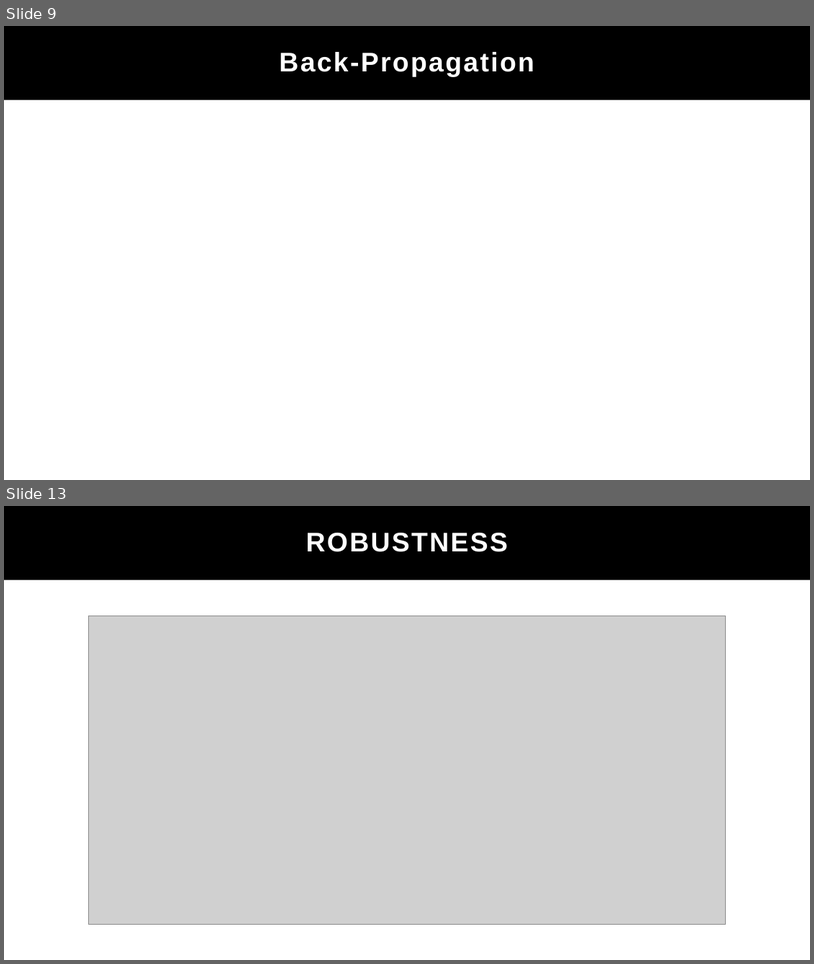
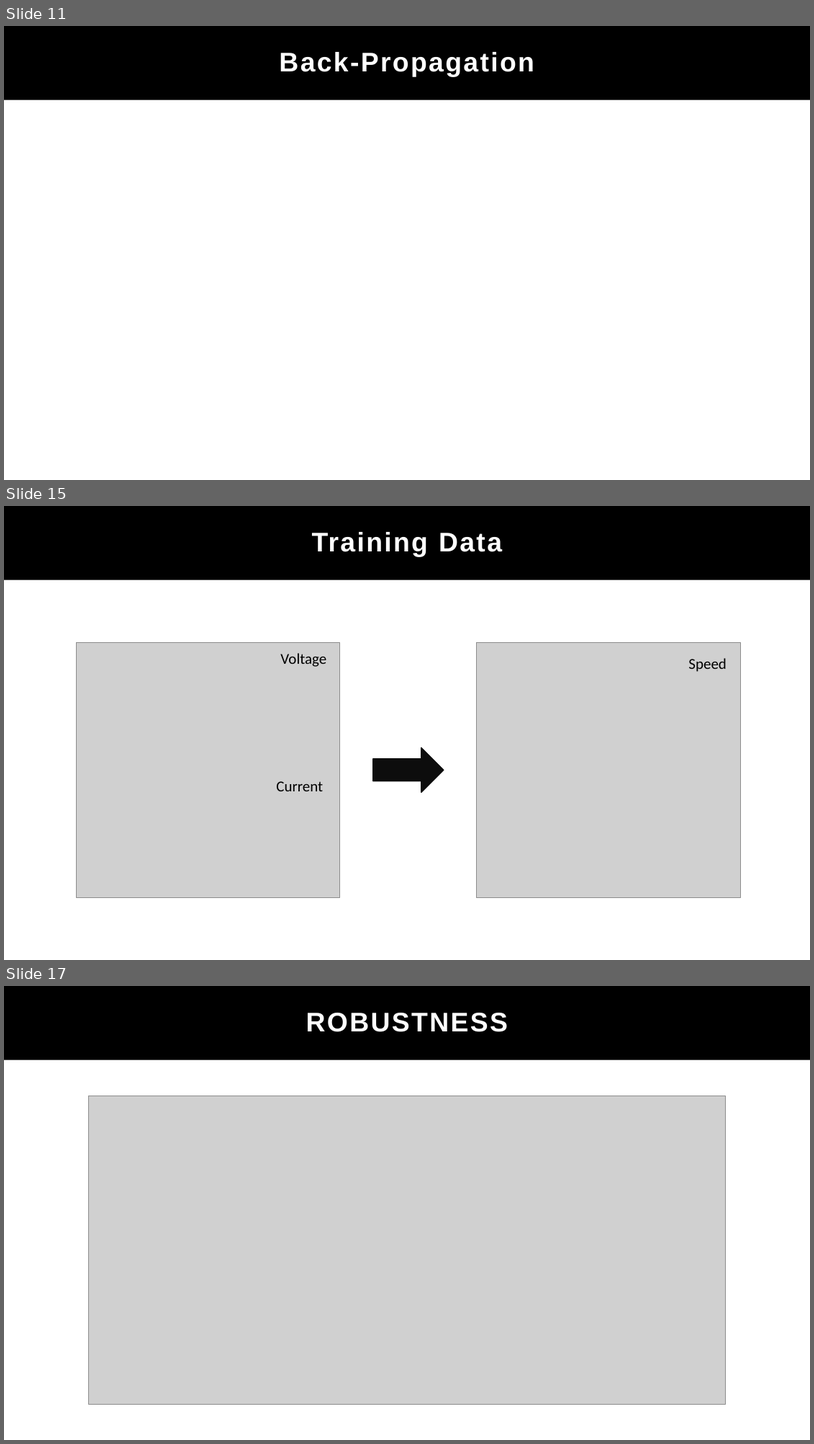
Before and after one commit to parangeomkar/stm32, a slide deck: ppt.pptx. Shown one above the other, each under a label of ours: slides 9 and 13 before the commit, slides 11, 15 and 17 after it; the slides between them are not shown. The pictures are 814x964 and 814x1444 pixels, drawn with LibreOffice and Linux fonts; fonts in the diff are those of the drawing; grey boxes stand for pictures. Boxes give left, top, right and bottom in pixels: in the first picture for what was removed or moved away, otherwise in the second. Text is boxed around its words. In the diff, an @@ line names an element or a change of style, - is before the commit and + after.

```diff
--- a/ppt.pptx
+++ b/ppt.pptx
@@ slide 15 added at [4,506,810,960], background #FFFFFF @@
@@ rectangle added at [4,506,312,960], fill #0D0D0D @@
@@ rectangle added at [4,506,407,960], fill #FFFFFF @@
@@ rectangle added at [4,506,810,580], fill #000000 @@
@@ text added at [312,532,502,557], 32 pt, text #FFFFFF, bold @@
+Training Data
@@ picture added at [76,642,340,898] @@
@@ text added at [280,653,327,667], 18 pt, text #000000 @@
+Voltage
@@ picture added at [477,642,741,898] @@
@@ text added at [689,658,727,672], 18 pt, text #000000 @@
+Speed
@@ right arrow added at [373,747,444,792], fill #0D0D0D, outline #0D0D0D 1 pt @@
@@ text added at [276,781,323,791], 18 pt, text #000000 @@
+Current
@@ what was slide 9 is now slide 11 @@
@@ what was slide 13 is now slide 17 @@
```
Also in this commit, not shown: 4 slides changed, 4 other slides added.
